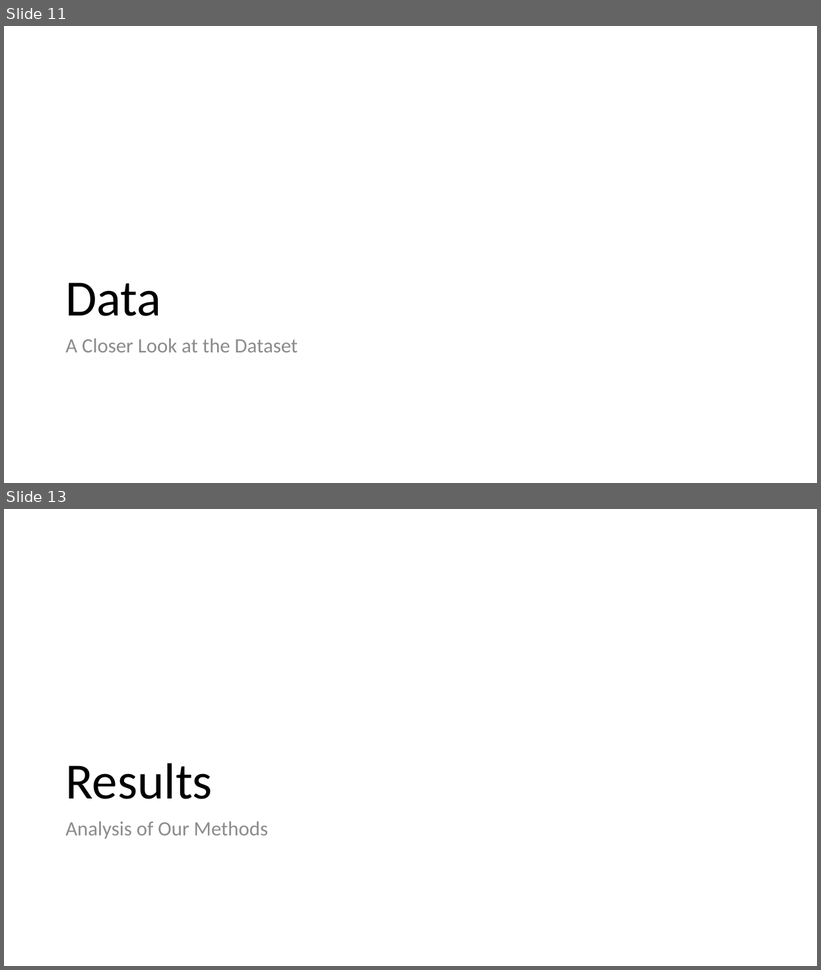
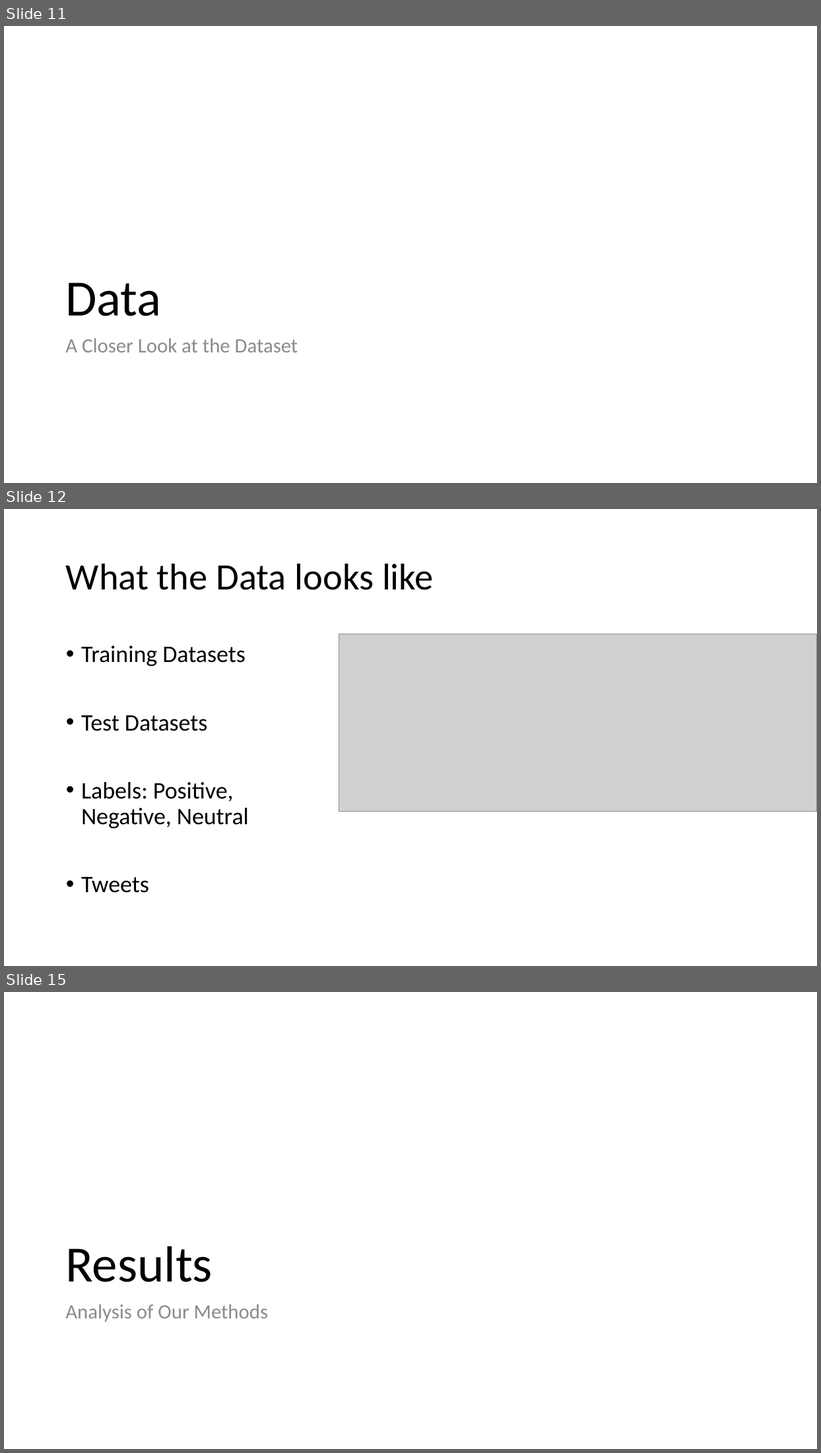
Before and after one commit to uabinf/nlp-group-project-2018-stephen-and-ramiz, a slide deck: presentation/Sentiment Analysis Using a Deep Neural Network.pptx. Shown one above the other, each under a label of ours: slides 11 and 13 before the commit, slides 11, 12 and 15 after it; the slides between them are not shown. The pictures are 821x970 and 821x1453 pixels, drawn with LibreOffice and Linux fonts; fonts in the diff are those of the drawing; grey boxes stand for pictures. Boxes give left, top, right and bottom in pixels: in the first picture for what was removed or moved away, otherwise in the second. Text is boxed around its words. In the diff, an @@ line names an element or a change of style, - is before the commit and + after.

```diff
--- a/presentation/Sentiment Analysis Using a Deep Neural Network.pptx
+++ b/presentation/Sentiment Analysis Using a Deep Neural Network.pptx
@@ slide 12 added at box(4, 509, 817, 966), background #FFFFFF @@
@@ title added at box(66, 563, 434, 590), 44 pt, text #000000 @@
+What the Data looks like
@@ text added at box(81, 646, 249, 893), 28 pt, text #000000 @@
+• Training Datasets
+• Test Datasets
+• Labels: Positive, Negative, Neutral
+• Tweets
@@ picture added at box(339, 634, 817, 812) @@
@@ what was slide 13 is now slide 15 @@
```
Also in this commit, not shown: 1 slide changed, 4 other slides added, 3 slides removed.
